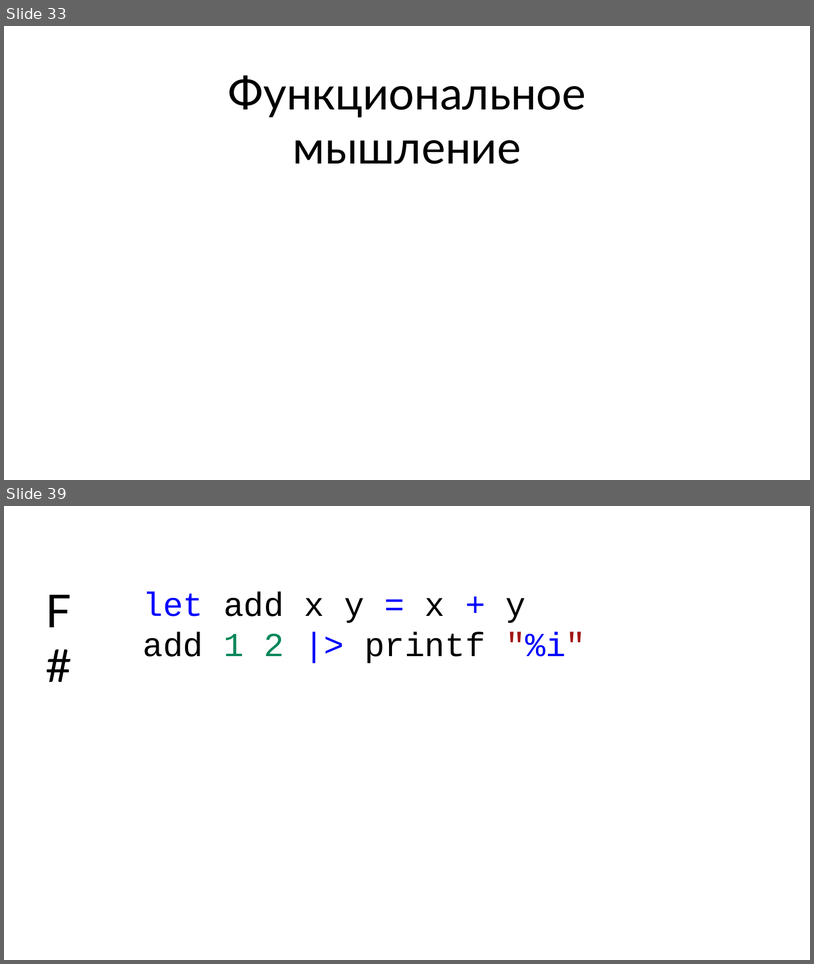
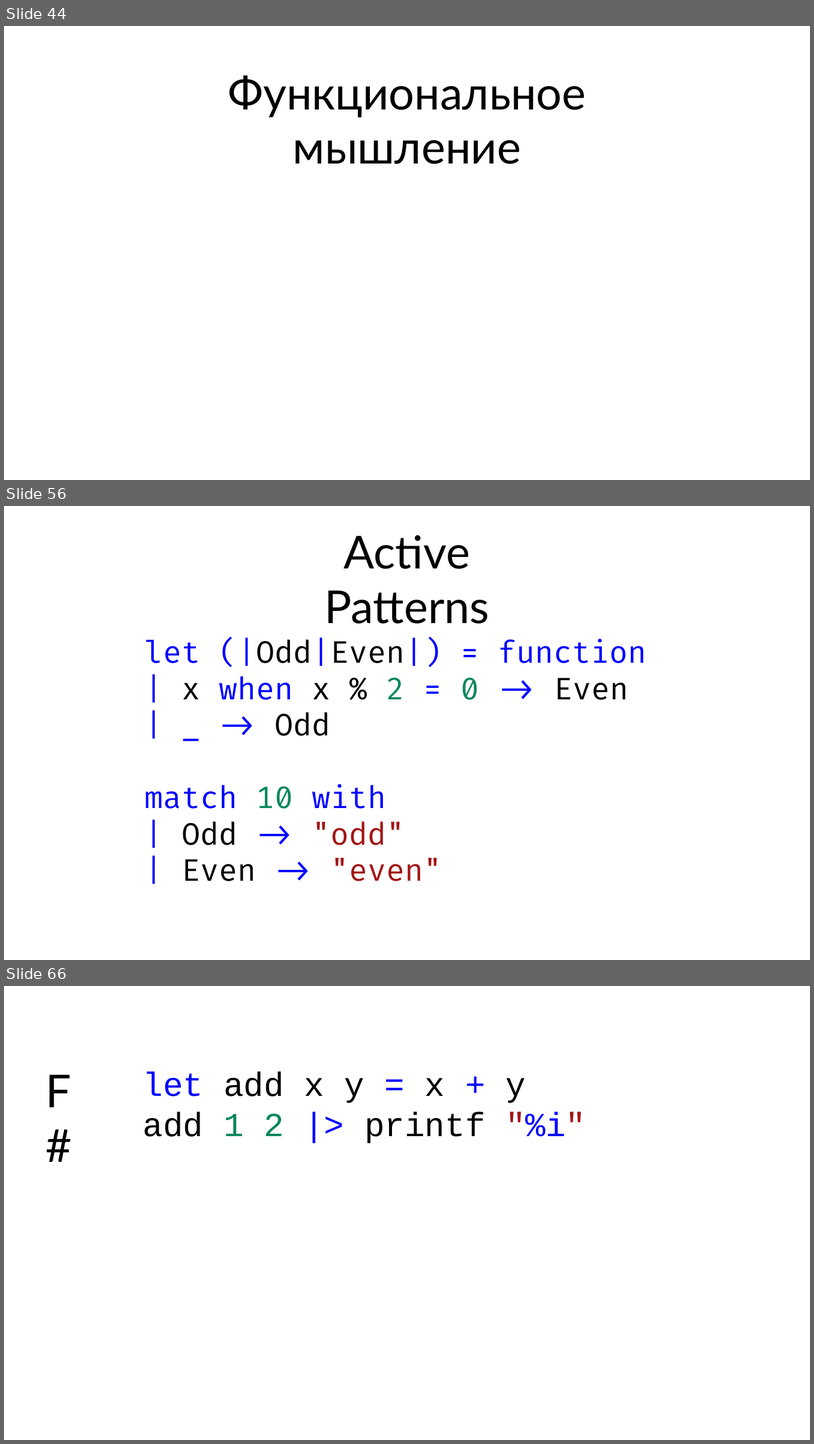
Before and after one commit to Dolfik1/Presentations, a slide deck: 22-09-2018-it-meetup4/Introduction to FSharp.pptx. Shown one above the other, each under a label of ours: slides 33 and 39 before the commit, slides 44, 56 and 66 after it; the slides between them are not shown. The pictures are 814x964 and 814x1444 pixels, drawn with LibreOffice and Linux fonts; fonts in the diff are those of the drawing. Boxes give left, top, right and bottom in pixels: in the first picture for what was removed or moved away, otherwise in the second. Text is boxed around its words. In the diff, an @@ line names an element or a change of style, - is before the commit and + after.

```diff
--- a/22-09-2018-it-meetup4/Introduction to FSharp.pptx
+++ b/22-09-2018-it-meetup4/Introduction to FSharp.pptx
@@ slide 56 added at bbox=[4, 506, 810, 960], background #FFFFFF @@
@@ text added at bbox=[324, 535, 489, 624], 54 pt, text #000000 @@
+Active Patterns
@@ text added at bbox=[145, 639, 647, 881], 36 pt, text #0000FF @@
+let (|Odd|Even|) = function
+| x when x % 2 = 0 -> Even
+| _ -> Odd
+match 10 with
+| Odd -> "odd"
+| Even -> "even"
@@ what was slide 33 is now slide 44 @@
@@ what was slide 39 is now slide 66 @@
```
Also in this commit, not shown: 16 slides changed, 32 other slides added, 6 slides removed.
